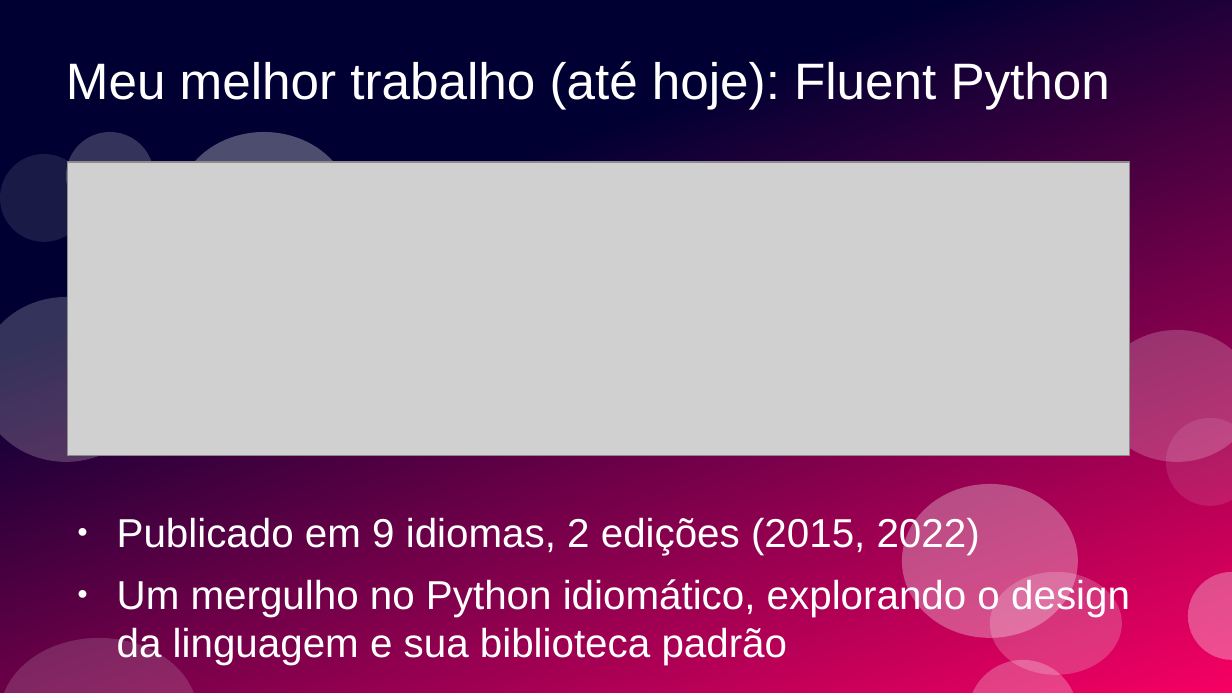
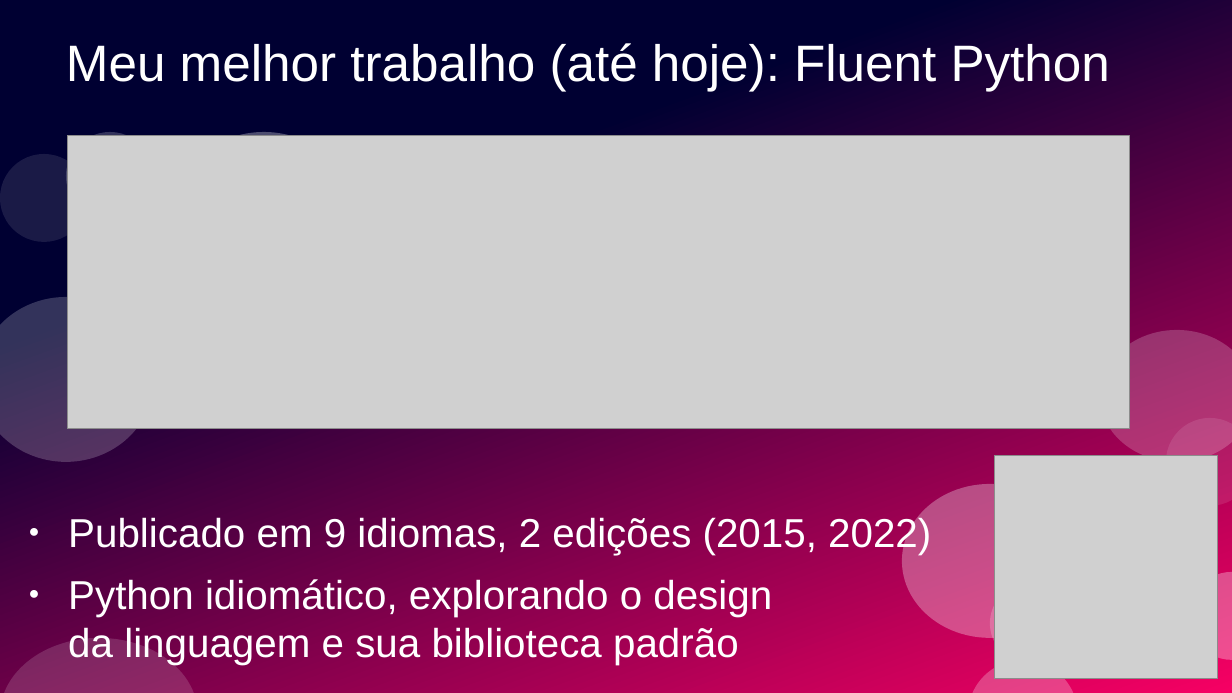
Before and after one commit to ramalho/sets-in-go, a slide deck: slide 2 of conj-em-go1_28.odp. Drawn at 1232x693 pixels with LibreOffice and Linux fonts; fonts in the diff are those of the drawing; grey boxes stand for pictures. Boxes give left, top, right and bottom in pixels: in the first picture for what was removed or moved away, otherwise in the second. Text is boxed around its words. In the diff, an @@ line names an element or a change of style, - is before the commit and + after.

```diff
--- a/conj-em-go1_28.odp
+++ b/conj-em-go1_28.odp
@@ title "Meu melhor trabalho (até hoje): ...": place and size @@
-title "Meu melhor trabalho (até hoje): ..." at <box>66,61,1110,109</box>
+title "Meu melhor trabalho (até hoje): ..." at <box>66,43,1110,91</box>
@@ picture: place and size @@
-picture at <box>68,162,1130,455</box>
+picture at <box>68,135,1130,428</box>
@@ picture added at <box>995,455,1219,679</box> @@
@@ text "Publicado em 9 idiomas, 2 ...": place and size @@
-text "Publicado em 9 idiomas, 2 ..." at <box>117,515,1130,665</box>
+text "Publicado em 9 idiomas, 2 ..." at <box>68,515,931,665</box>
@@ text at <box>68,579,772,665</box>: text changed @@
-● Um mergulho no Python idiomático, explorando o design da linguagem e sua biblioteca padrão
+● Python idiomático, explorando o design
+  da linguagem e sua biblioteca padrão
```
Also in this commit, not shown: 14 other slides changed, 13 slides added, 2 other files.
